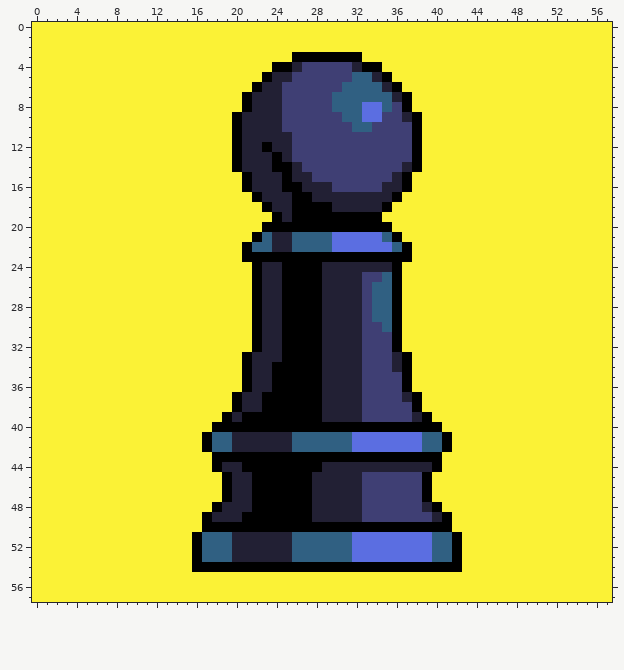
Edited in one commit: pixel-art sprite (ClassicSelected.png). That is the earlier state.
The file is 58x58 pixels. Pixels under 10% opacity are left out. Colours within 5 levels of each other are drawn and written as one.
Once edited:
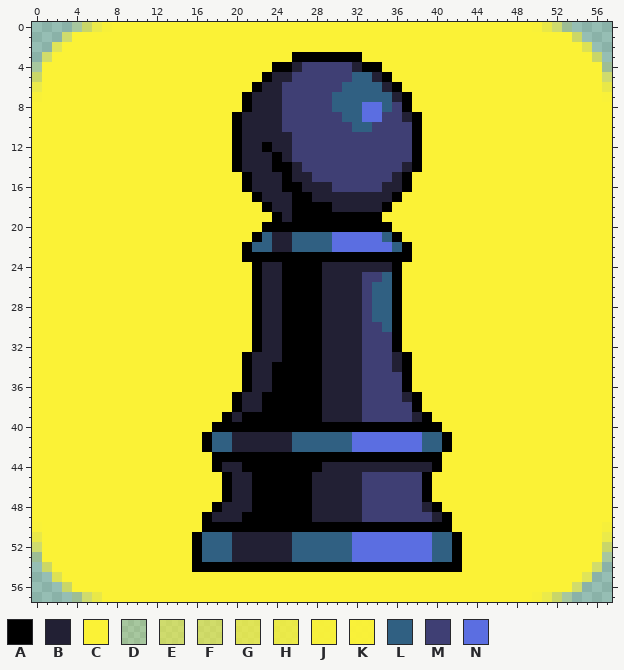
Palette (. is transparent): A #000000  B #222034  C #fbf236  D #fbf2362b  E #fbf2368f  F #fbf23695  G #fbf236bb  H #fbf236d7  J #fbf236f3  K #fbf236f9  L #306082  M #3f3f74  N #5b6ee1
What changed:
{"y":0,"x":0,"old":"CCCCCCCC","new":"....DEHK"}
{"y":0,"x":50,"old":"CCCCCCCC","new":"KHED...."}
{"y":1,"x":0,"old":"CCCC","new":"...E"}
{"y":1,"x":54,"old":"CCCC","new":"F..."}
{"y":2,"x":0,"old":"CCC","new":"..G"}
{"y":2,"x":55,"old":"CCC","new":"G.."}
{"y":3,"x":0,"old":"CC","new":".F"}
{"y":3,"x":56,"old":"CC","new":"E."}
{"y":4,"x":0,"old":"C","new":"D"}
{"y":4,"x":57,"old":"C","new":"D"}
{"y":5,"x":0,"old":"C","new":"E"}
{"y":5,"x":57,"old":"C","new":"E"}
{"y":6,"x":0,"old":"C","new":"H"}
{"y":6,"x":57,"old":"C","new":"H"}
{"y":7,"x":0,"old":"C","new":"K"}
{"y":7,"x":57,"old":"C","new":"K"}
{"y":50,"x":0,"old":"C","new":"K"}
{"y":50,"x":57,"old":"C","new":"J"}
{"y":51,"x":0,"old":"C","new":"H"}
{"y":51,"x":57,"old":"C","new":"H"}
{"y":52,"x":0,"old":"C","new":"E"}
{"y":52,"x":57,"old":"C","new":"E"}
{"y":53,"x":0,"old":"C","new":"D"}
{"y":53,"x":57,"old":"C","new":"D"}
{"y":54,"x":0,"old":"CC","new":".F"}
{"y":54,"x":56,"old":"CC","new":"F."}
{"y":55,"x":0,"old":"CCC","new":"..G"}
{"y":55,"x":55,"old":"CCC","new":"G.."}
{"y":56,"x":0,"old":"CCCC","new":"...E"}
{"y":56,"x":54,"old":"CCCC","new":"F..."}
{"y":57,"x":0,"old":"CCCCCCC","new":"....DEH"}
{"y":57,"x":50,"old":"CCCCCCCC","new":"KHED...."}
{"label":"changed","picture_box":[32,22,112,102]}
{"label":"changed","picture_box":[532,22,612,102]}
{"label":"changed","picture_box":[32,522,102,602]}
{"label":"changed","picture_box":[532,522,612,602]}
